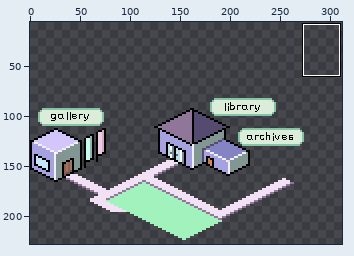
Pixel-art file: sitemap.ase. Above, an overview of the earlier version with the close-up marked.
Close-up. Before the commit:
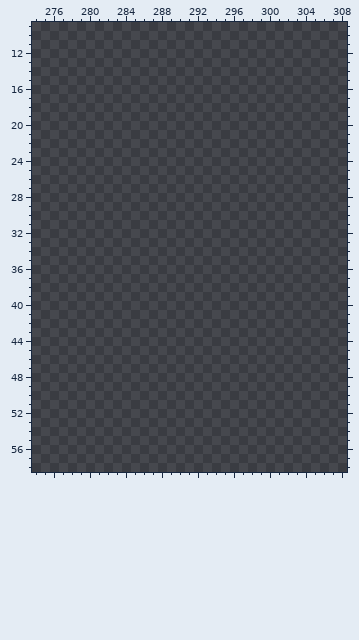
320x240 pixels, 1 frame. Colours within 5 levels of each other are drawn and written as one. Shown: x 274..308, y 9..58. The old version is drawn lined up with the new one. The wide view leaves out empty margins. The commit also changed other parts of the picture, which this record leaves out.
The result:
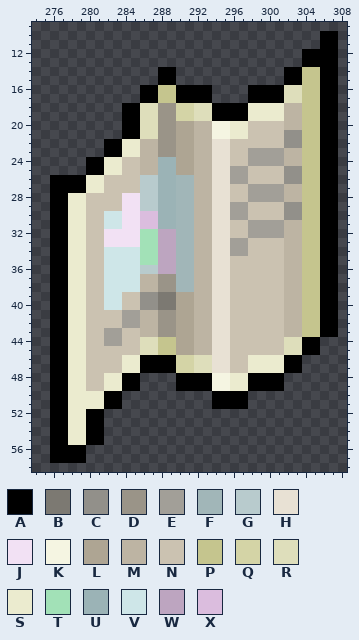
Palette (. is transparent): A #000000  B #7c7972  C #92908a  D #9a9488  E #a29f98  F #a1b6b8  G #b8cbcd  H #e8e1d4  J #f2e1f4  K #f5f5e2  L #aea593  M #bdb4a3  N #cbc2b1  P #c5c58e  Q #d4d4a6  R #dedebb  S #ebebcf  T #a2e1b7  U #9bb3b6  V #cee6e8  W #bda5c0  X #dbbdde
Difference:
whole drawing moved by -14,+76 (the old picture is shown already moved)
y 10..11: x 306..307 .. -> AA
y 12..13: x 304..307 .... -> AAAA
y 14..15: x 288..289 .. -> AA; x 302..307 ...... -> AAPPAA
y 16..17: x 286..293 ........ -> AAPPAAAA; x 298..307 .......... -> AAAARRPPAA
y 18..19: x 284..307 ........................ -> AARRDDQQRRAAAASSSSMMPPAA
y 20: x 284..307 ........................ -> AARRDDLLMMKKSSNNNNMMPPAA
y 21: x 284..307 ........................ -> AARRDDLLMMKKSSNNNNCCPPAA
y 22: x 282..307 .......................... -> AASSMMDDLLMMHHNNNNNNCCPPAA
y 23: x 282..307 .......................... -> AASSMMDDLLMMHHNNEEEEMMPPAA
y 24: x 280..307 ............................ -> AASSNNMMUULLMMHHNNEEEEMMPPAA
y 25: x 280..307 ............................ -> AASSNNMMUULLMMHHEENNNNCCPPAA
y 26: x 276..307 ................................ -> AAAASSNNNNGGUUFFMMHHEENNNNCCPPAA
y 27: x 276..307 ................................ -> AAAASSNNNNGGUUFFMMHHNNEEEEMMPPAA
y 28: x 276..307 ................................ -> AASSNNNNJJGGUUFFMMHHNNEEEEMMPPAA
y 29: x 276..307 ................................ -> AASSNNNNJJGGUUFFMMHHEENNNNCCPPAA
y 30: x 276..307 ................................ -> AASSNNVVJJXXUUFFMMHHEENNNNCCPPAA
y 31: x 276..307 ................................ -> AASSNNVVJJXXUUFFMMHHNNEEEEMMPPAA
y 32: x 276..307 ................................ -> AASSNNJJJJTTWWFFMMHHNNEEEEMMPPAA
y 33: x 276..307 ................................ -> AASSNNJJJJTTWWFFMMHHEENNNNMMPPAA
y 34: x 276..307 ................................ -> AASSNNVVVVTTWWFFMMHHEENNNNMMPPAA
y 35: x 276..307 ................................ -> AASSNNVVVVTTWWFFMMHHNNNNNNMMPPAA
y 36: x 276..307 ................................ -> AASSNNVVVVGGWWFFMMHHNNNNNNMMPPAA
y 37..38: x 276..307 ................................ -> AASSNNVVVVMMDDFFMMHHNNNNNNMMPPAA
y 39..40: x 276..307 ................................ -> AASSNNVVNNCCBBLLMMHHNNNNNNMMPPAA
y 41..42: x 276..307 ................................ -> AASSNNNNEEMMDDLLMMHHNNNNNNMMPPAA
y 43: x 276..307 ................................ -> AASSNNEENNMMDDLLMMHHNNNNNNMMPPAA
y 44: x 276..305 .............................. -> AASSNNEENNRRPPLLMMHHNNNNNNRRAA
y 45: x 276..305 .............................. -> AASSNNNNNNRRPPLLMMHHNNNNNNRRAA
y 46..47: x 276..303 ............................ -> AASSNNNNSSAAAAQQRRHHNNSSSSAA
y 48..49: x 276..285 .......... -> AASSNNSSAA; x 290..301 ............ -> AAAAKKSSAAAA
y 50..51: x 276..283 ........ -> AASSSSAA; x 294..297 .... -> AAAA
y 52..55: x 276..281 ...... -> AASSAA
y 56..57: x 276..279 .... -> AAAA
Where, in picture pixels (left, top, right, bottom), the same in both close-ups:
added: (50, 31, 338, 463)
